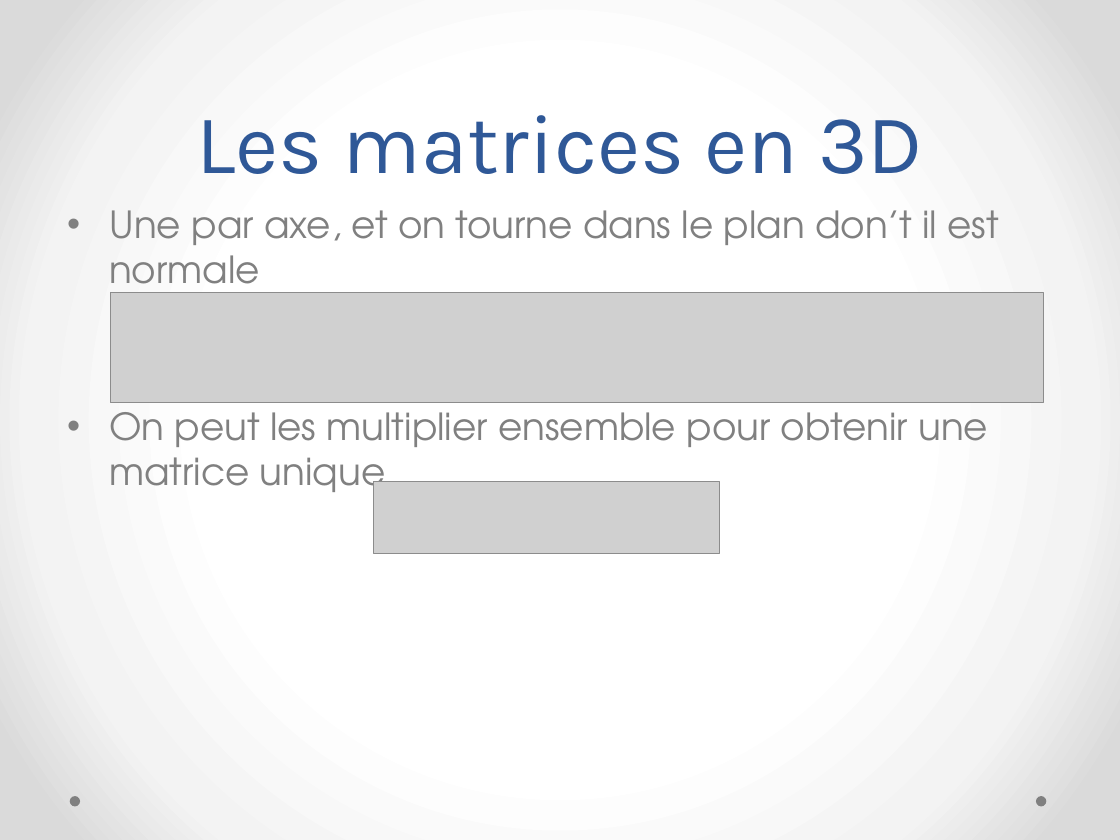
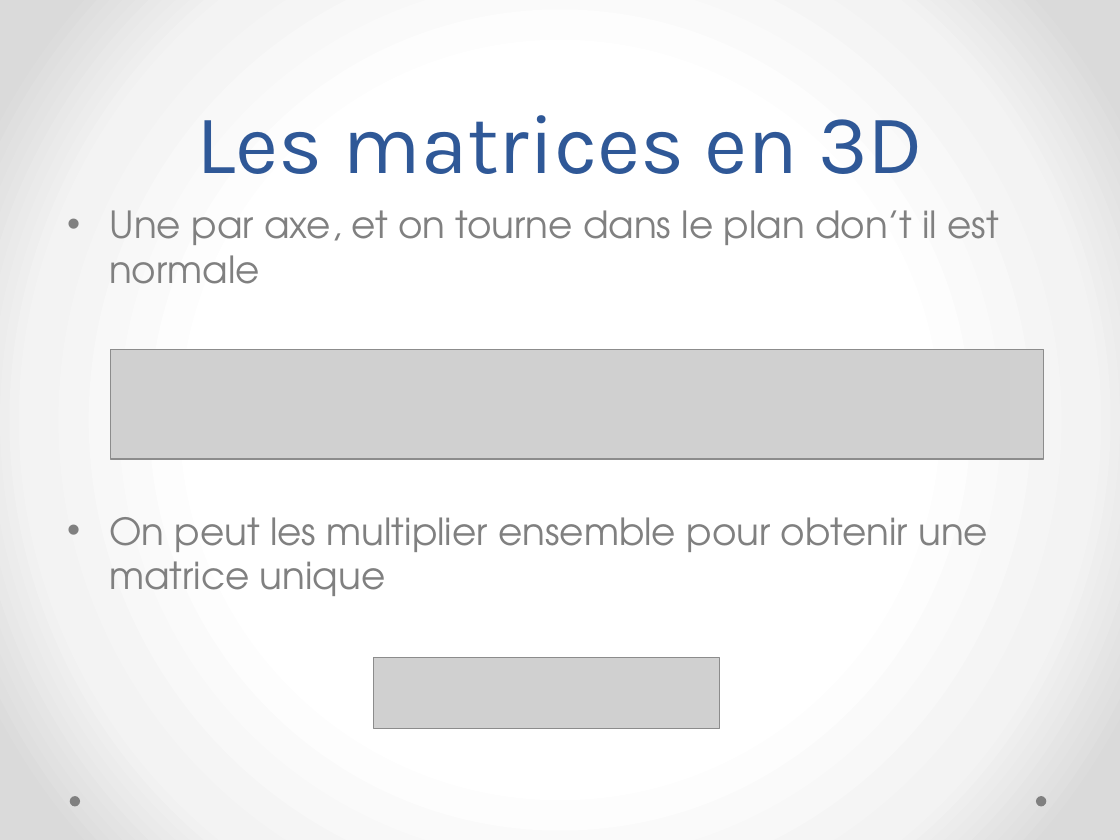
Before and after one commit to megaturbo/TurboSpin, a slide deck: slide 6 of Presentation/MatrixLite.pptx. Drawn at 1120x840 pixels with LibreOffice and Linux fonts; fonts in the diff are those of the drawing; grey boxes stand for pictures. Boxes give left, top, right and bottom in pixels: in the first picture for what was removed or moved away, otherwise in the second. Text is boxed around its words. In the diff, an @@ line names an element or a change of style, - is before the commit and + after.

```diff
--- a/Presentation/MatrixLite.pptx
+++ b/Presentation/MatrixLite.pptx
@@ text "Une par axe, et on ..." rewrapped from [109, 210, 999, 502] to [109, 210, 999, 596] @@
@@ picture: place and size @@
-picture at [110, 292, 1043, 402]
+picture at [110, 349, 1043, 459]
@@ picture: place and size @@
-picture at [374, 482, 719, 553]
+picture at [374, 657, 719, 729]
```
Also in this commit, not shown: 4 slides added, 1 slide removed, 3 other files.
